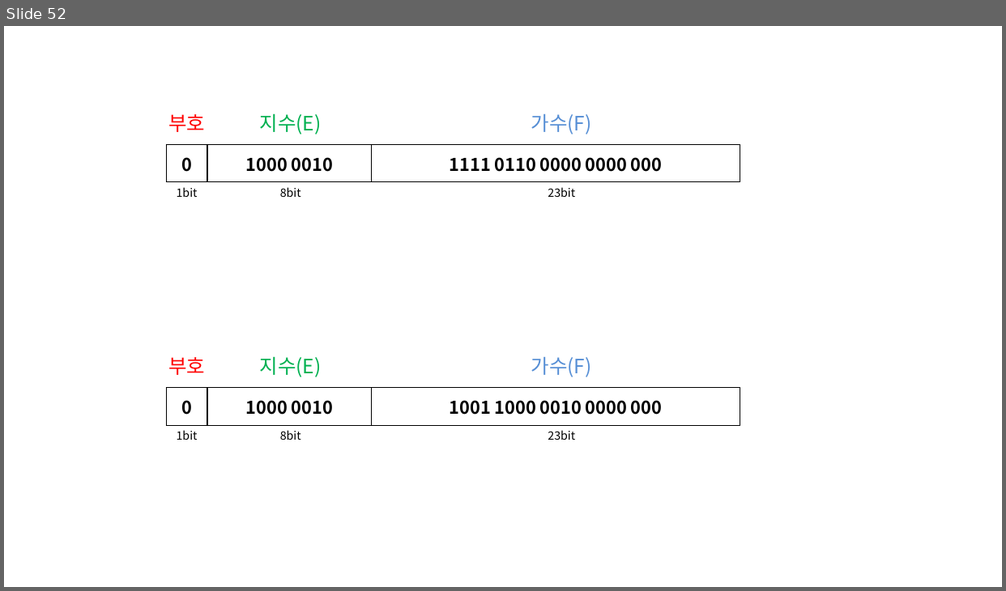
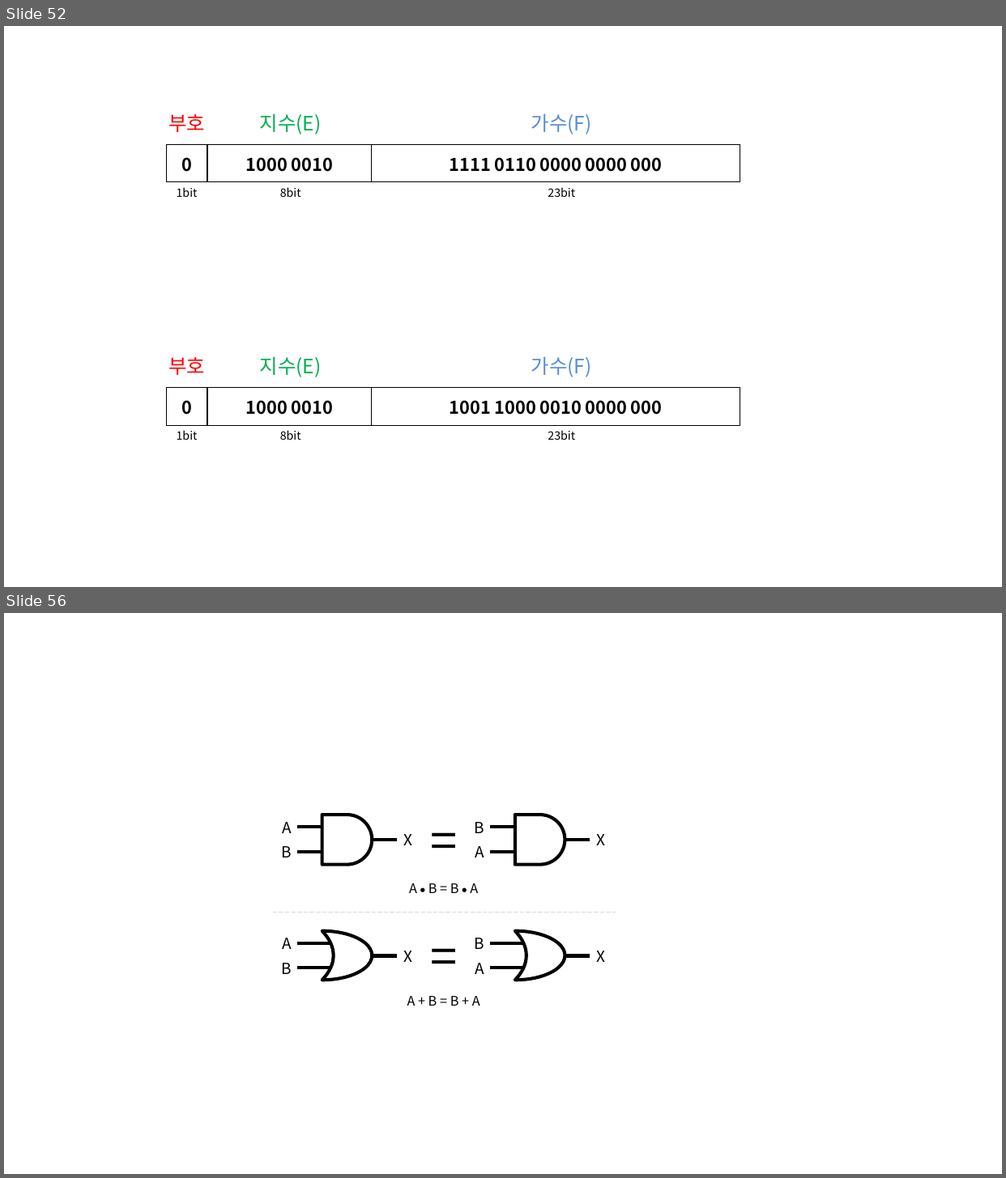
Before and after one commit to momo1108/blog, a slide deck: assets/etc/이미지제작용.pptx. Shown one above the other, each under a label of ours: slide 52 before the commit, slides 52 and 56 after it; the slides between them are not shown. The pictures are 1006x591 and 1006x1178 pixels, drawn with LibreOffice and Linux fonts; fonts in the diff are those of the drawing. Boxes give left, top, right and bottom in pixels: in the first picture for what was removed or moved away, otherwise in the second. Text is boxed around its words. In the diff, an @@ line names an element or a change of style, - is before the commit and + after.

```diff
--- a/assets/etc/이미지제작용.pptx
+++ b/assets/etc/이미지제작용.pptx
@@ slide 56 added at (x1=4, y1=613, x2=1002, y2=1174), background #FFFFFF @@
@@ text added at (x1=414, y1=807, x2=474, y2=873), 44 pt, text #000000 @@
+=
@@ text added at (x1=282, y1=822, x2=292, y2=833), 14 pt, text #000000 @@
+A
@@ line added from (297, 827) to (322, 827), #000000 3 pt @@
@@ flow chart delay added at (x1=322, y1=815, x2=373, y2=865), outline #000000 3 pt @@
@@ text added at (x1=475, y1=822, x2=484, y2=833), 14 pt, text #000000 @@
+B
@@ line added from (490, 827) to (515, 827), #000000 3 pt @@
@@ flow chart delay added at (x1=515, y1=815, x2=565, y2=865), outline #000000 3 pt @@
@@ text added at (x1=282, y1=846, x2=292, y2=858), 14 pt, text #000000 @@
+B
@@ line added from (297, 852) to (322, 852), #000000 3 pt @@
@@ line added from (373, 840) to (397, 840), #000000 3 pt @@
@@ text added at (x1=403, y1=834, x2=412, y2=845), 14 pt, text #000000 @@
+X
@@ text added at (x1=475, y1=846, x2=484, y2=858), 14 pt, text #000000 @@
+A
@@ line added from (490, 852) to (515, 852), #000000 3 pt @@
@@ line added from (565, 840) to (590, 840), #000000 3 pt @@
@@ text added at (x1=596, y1=834, x2=605, y2=845), 14 pt, text #000000 @@
+X
@@ text added at (x1=409, y1=884, x2=478, y2=893), 12 pt, text #000000 @@
+A ⦁ B = B ⦁ A
@@ line added from (272, 913) to (616, 913), #D9D9D9 0.5 pt dashed @@
@@ text added at (x1=414, y1=922, x2=474, y2=988), 44 pt, text #000000 @@
+=
@@ text added at (x1=282, y1=938, x2=292, y2=949), 14 pt, text #000000 @@
+A
@@ line added from (297, 943) to (330, 943), #000000 3 pt @@
@@ moon added at (x1=322, y1=931, x2=373, y2=981), outline #000000 3 pt @@
@@ text added at (x1=403, y1=951, x2=412, y2=962), 14 pt, text #000000 @@
+X
@@ text added at (x1=475, y1=938, x2=484, y2=949), 14 pt, text #000000 @@
+B
@@ line added from (490, 943) to (522, 943), #000000 3 pt @@
@@ moon added at (x1=515, y1=931, x2=565, y2=981), outline #000000 3 pt @@
@@ text added at (x1=596, y1=951, x2=605, y2=962), 14 pt, text #000000 @@
+X
@@ text added at (x1=282, y1=963, x2=292, y2=974), 14 pt, text #000000 @@
+B
@@ line added from (297, 968) to (330, 968), #000000 3 pt @@
@@ line added from (373, 956) to (397, 956), #000000 3 pt @@
@@ text added at (x1=475, y1=963, x2=484, y2=974), 14 pt, text #000000 @@
+A
@@ line added from (490, 968) to (522, 968), #000000 3 pt @@
@@ line added from (565, 956) to (590, 956), #000000 3 pt @@
@@ text added at (x1=407, y1=996, x2=480, y2=1006), 12 pt, text #000000 @@
+A + B = B + A
```
Also in this commit, not shown: 6 other slides added, 19 other files.
